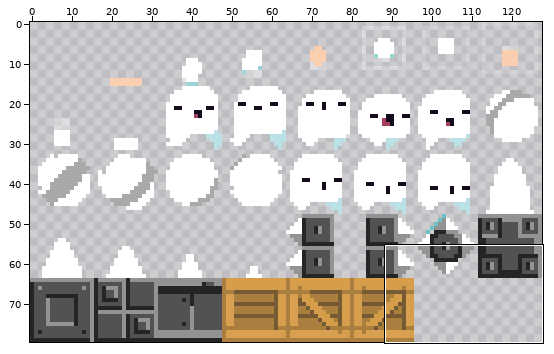
Sprite sheet -- assets/images/tileset.png. Above: a wide view before the commit, with the close-up outlined.
Close-up. As it was:
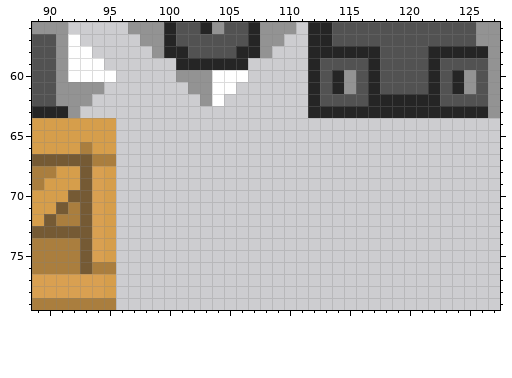
The file is 128x80 pixels. Colours within 5 levels of each other are drawn and written as one. Shown: x 89..127, y 56..79.
After:
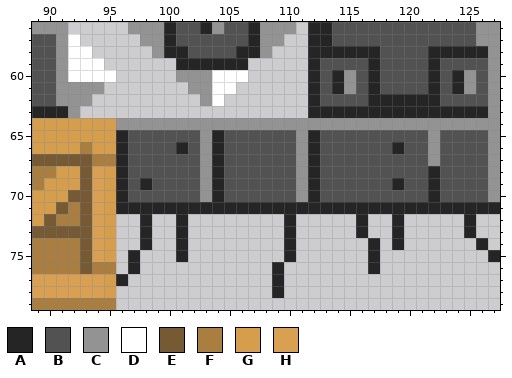
Palette (. is transparent): A #252525  B #525252  C #939393  D #ffffff  E #755a34  F #aa7e3e  G #d69e4b  H #d9a051
The commit says: Update Spritesheet and one direction platform
Diff:
The edit adds colour A in row 65 at x 96, 104 and 112; in row 66 at x 96, 101, 104, 112 and 119; in row 67 at x 96, 104 and 112; in row 68 at x 96, 104, 112 and 122; in row 69 at x 96, 98, 104, 112, 119 and 122; in row 70 at x 96, 104, 112 and 122.
The edit adds colour A in row 71 at x 96 to 127; in rows 72 to 73 at x 98, 101, 110, 116, 119 and 125; in row 74 at x 98, 101, 110, 117, 119 and 126; in row 75 at x 97, 101, 110, 117 and 127; in row 76 at x 97, 109 and 117; in row 77 at x 96 and 109.
The edit adds colour A in row 78 at x 109.
The edit adds colour B in row 65 at x 97 to 102, 105 to 110, 113 to 121 and 123 to 126; in row 66 at x 97 to 100, 102, 105 to 110, 113 to 118, 120 to 121 and 123 to 126; in rows 67 to 68 at x 97 to 102, 105 to 110, 113 to 121 and 123 to 126; in row 69 at x 97, 99 to 102, 105 to 110, 113 to 118, 120 to 121 and 123 to 126; in row 70 at x 97 to 102, 105 to 110, 113 to 121 and 123 to 126.
The edit adds colour C in row 64 at x 96 to 127; in rows 65 to 67 at x 103, 111, 122 and 127; in rows 68 to 70 at x 103, 111 and 127.
Boxes around the changes in both close-ups, in picture pixels (x1, y1, x2, y2):
added: (116, 118, 500, 298)
